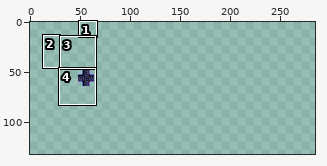
File history of a pixel-art file, src/res/atlas.aseprite. Above, an overview of the earlier version with the close-up marked.
Close-up. Before the edit:
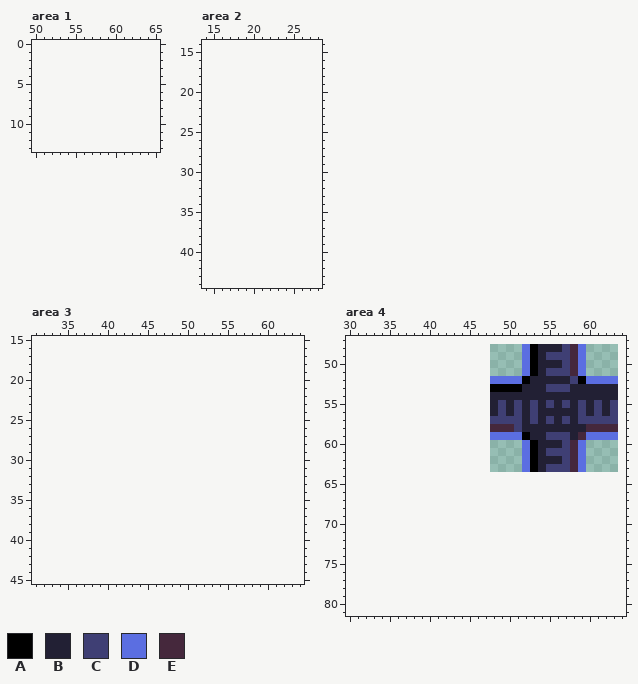
16x16 pixels, 1 frame. Shown: area 1: x 50..65, y 0..13; area 2: x 14..28, y 14..44; area 3: x 31..64, y 15..45; area 4: x 30..64, y 47..81. The old version is drawn lined up with the new one, on the new canvas. The wide view leaves out empty margins. The commit also changed other parts of the picture, which this record leaves out.
Palette (. is transparent): A #000000  B #222034  C #3f3f74  D #5b6ee1  E #45283c
Pixels before, area 4, first column x 48:
48 ....DABBBCED....
49 ....DABCCCED....
50 ....DABBBCED....
51 ....DABCCCED....
52 DDDDABBBBBCADDDD
53 AAAABBBCCCBBBBBB
54 BBBBBBBBBBBBBBBB
55 BCBCBCBCBCBCBCBC
56 BCBCBCBBBBBCBCBC
57 CCCCBCBCBCBCCCCC
58 EEECBBBBBBBBEEEE
59 DDDDABBCCCBEDDDD
60 ....DABBBCED....
61 ....DABCCCED....
62 ....DABBBCED....
63 ....DABCCCED....
After:
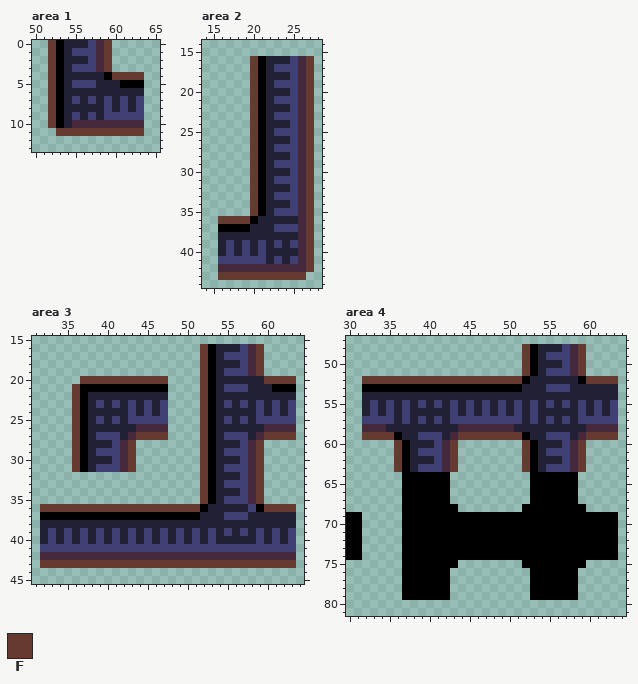
Colours new in this view: F #663931
The exact change:
canvas 16x16 -> 512x176, the old top-left corner now at 48,48
Changed rows in their new state; - is an unchanged pixel.
Area 1:
first column x 52:
 0 FABBBCEF----
 1 FABCCCEF----
 2 FABBBCEF----
 3 FABCCCEF----
 4 FABBBBBAFFFF
 5 FABCCCBBBAAA
 6 FABBBBBBBBBB
 7 FABCBCBCBCBC
 8 FABBBBBCBCBC
 9 FABCBCBCCCCC
10 FABEEEEEEEEE
11 -FFFFFFFFFFF
Area 2:
first column x 16:
16 ----FABBBCEF
17 ----FABCCCEF
18 ----FABBBCEF
19 ----FABCCCEF
20 ----FABBBCEF
21 ----FABCCCEF
22 ----FABBBCEF
23 ----FABCCCEF
24 ----FABBBCEF
25 ----FABCCCEF
26 ----FABBBCEF
27 ----FABCCCEF
28 ----FABBBCEF
29 ----FABCCCEF
30 ----FABBBCEF
31 ----FABCCCEF
32 ----FABBBCEF
33 ----FABCCCEF
34 ----FABBBCEF
35 ----FABCCCEF
36 FFFFABBBBBEF
37 AAAABBBCCCEF
38 BBBBBBBBBBEF
39 BCBCBCBCBCEF
40 BCBCBCBBBBEF
41 CCCCCCBCBCEF
42 EEEEEEEEEEEF
43 FFFFFFFFFFF-
Area 3:
first column x 32:
16 --------------------FABBBCEF----
17 --------------------FABCCCEF----
18 --------------------FABBBCEF----
19 --------------------FABCCCEF----
20 -----FFFFFFFFFFF----FABBBBBBFFFF
21 ----FAAAAAAAAAAA----FABCCCBBBAAA
22 ----FABBBBBBBBBB----FABBBBBBBBBB
23 ----FABCBCBCBCBC----FABCBCBCBCBC
24 ----FABBBBBCBCBC----FABBBBBCBCBC
25 ----FABCBCBCCCCC----FABCBCBCCCCC
26 ----FABBBBBBEEEE----FABBBBBBEEEE
27 ----FABCCCBEFFFF----FABCCCBEFFFF
28 ----FABBBCEF--------FABBBCEF----
29 ----FABCCCEF--------FABCCCEF----
30 ----FABBBCEF--------FABBBCEF----
31 ----FABCCCEF--------FABCCCEF----
32 --------------------FABBBCEF----
33 --------------------FABCCCEF----
34 --------------------FABBBCEF----
35 --------------------FABCCCEF----
36 FFFFFFFFFFFFFFFFFFFFABBBBBCAFFFF
37 AAAAAAAAAAAAAAAAAAAABBBCCCBBBBBB
38 BBBBBBBBBBBBBBBBBBBBBBBBBBBBBBBB
39 BCBCBCBCBCBCBCBCBCBCBCBCBCBCBCBC
40 BCBCBCBCBCBCBCBCBCBCBCBBBBBCBCBC
41 CCCCCCCCCCCCCCCCCCCCCCCCCCCCCCCC
42 EEEEEEEEEEEEEEEEEEEEEEEEEEEEEEEE
43 FFFFFFFFFFFFFFFFFFFFFFFFFFFFFFFF
Area 4:
first column x 30:
48 ----------------------F------F----
49 ----------------------F------F----
50 ----------------------F------F----
51 ----------------------F------F----
52 --FFFFFFFFFFFFFFFFFFFF------B-FFFF
53 --AAAAAAAAAAAAAAAA----------------
54 --BBBBBBBBBBBBBBBB----------------
55 --BCBCBCBCBCBCBCBC----------------
56 --BCBCBCBBBBBCBCBC----------------
57 --CCCCBCBCBCBCCCCC----------------
58 --EEEBBBBBBBBBEEEE---B------------
59 --FFFFABBCCCBEFFFFFFFF--------FFFF
60 ------FABBBCEF--------F------F----
61 ------FABCCCEF--------F------F----
62 ------FABBBCEF--------F------F----
63 ------FABCCCEF--------F------F----
64 -------AAAAAA----------AAAAAA-----
65 -------AAAAAA----------AAAAAA-----
66 -------AAAAAA----------AAAAAA-----
67 -------AAAAAA----------AAAAAA-----
68 -------AAAAAAA--------AAAAAAAA----
69 AA-----AAAAAAAAAAAAAAAAAAAAAAAAAAA
70 AA-----AAAAAAAAAAAAAAAAAAAAAAAAAAA
71 AA-----AAAAAAAAAAAAAAAAAAAAAAAAAAA
72 AA-----AAAAAAAAAAAAAAAAAAAAAAAAAAA
73 AA-----AAAAAAAAAAAAAAAAAAAAAAAAAAA
74 AA-----AAAAAAAAAAAAAAAAAAAAAAAAAAA
75 -------AAAAAAA--------AAAAAAAA----
76 -------AAAAAA----------AAAAAA-----
77 -------AAAAAA----------AAAAAA-----
78 -------AAAAAA----------AAAAAA-----
79 -------AAAAAA----------AAAAAA-----
